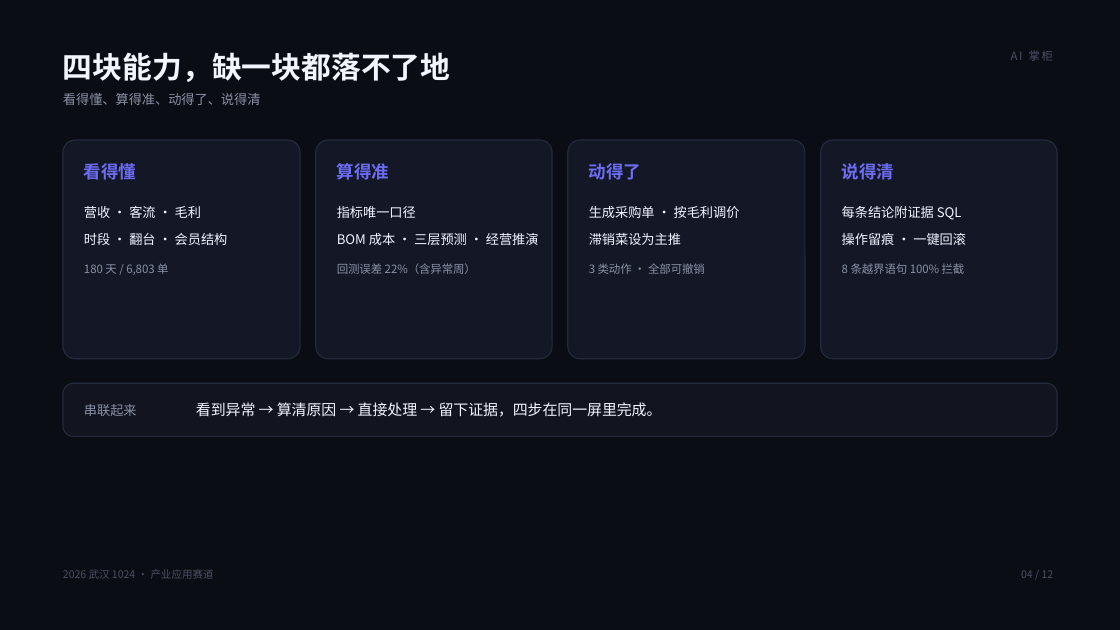
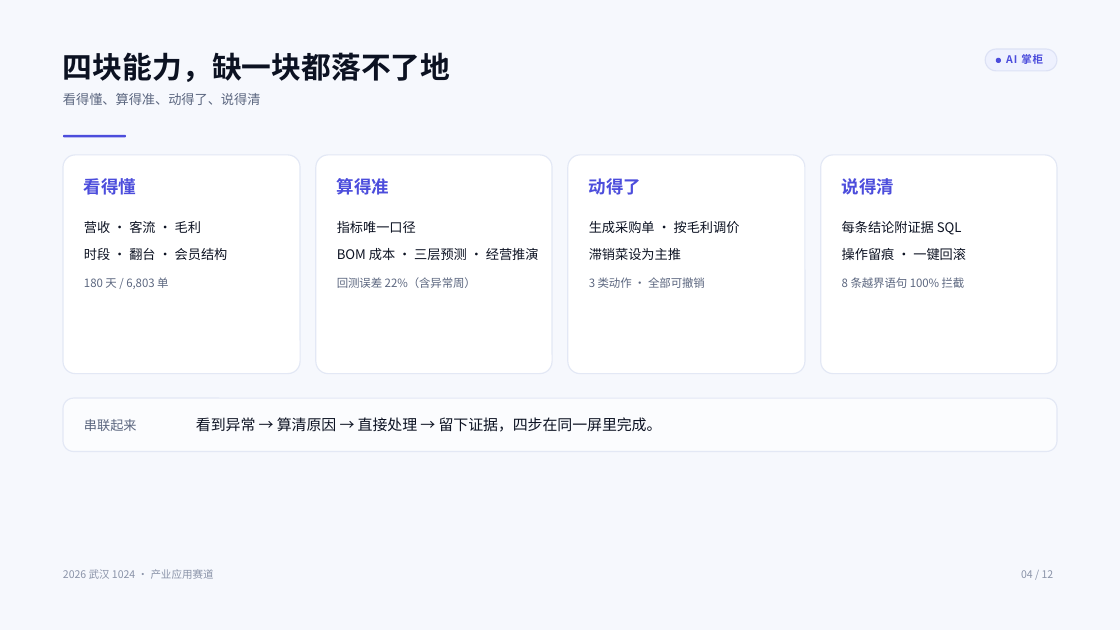
Before and after one commit to wsj20011001/ai-zhanggui, a slide deck: slide 4 of docs/AI掌柜-路演PPT/AI掌柜-路演PPT.pptx. Drawn at 1120x630 pixels with LibreOffice and Linux fonts; fonts in the diff are those of the drawing. Boxes give left, top, right and bottom in pixels: in the first picture for what was removed or moved away, otherwise in the second. Text is boxed around its words. In the diff, an @@ line names an element or a change of style, - is before the commit and + after.

Commit message:
style(ppt): 全篇改为明亮科技风——浅底靛蓝、标题刻度线、品牌徽标、封面信息块

```diff
--- a/docs/AI掌柜-路演PPT/AI掌柜-路演PPT.pptx
+++ b/docs/AI掌柜-路演PPT/AI掌柜-路演PPT.pptx
@@ rectangle at (x1=0, y1=0, x2=1120, y2=630): fill #0B0D14 to #F6F8FD @@
@@ rounded rectangle added at (x1=986, y1=49, x2=1057, y2=71), fill #EEF1FE, outline #DDE2F5 1 pt @@
@@ rounded rectangle added at (x1=996, y1=58, x2=1001, y2=63), fill #4C4DDC @@
@@ text "AI 掌柜" at (x1=1006, y1=54, x2=1043, y2=64): size 9.8 to 9 pt, text colour #4A5064 to #4C4DDC, letter spacing 1.5 to 0.8 pt, bold on @@
@@ rounded rectangle added at (x1=63, y1=134, x2=126, y2=137), fill #4C4DDC @@
@@ fill #141826 to #FFFFFF; outline #242A3D 1 pt to #E3E8F5 1 pt in 4 elements at (x1=63, y1=155, x2=300, y2=373), (x1=316, y1=155, x2=552, y2=373), (x1=568, y1=155, x2=805, y2=373), (x1=821, y1=155, x2=1057, y2=373) @@
@@ text colour #6C6CF5 to #4C4DDC in 4 elements at (x1=84, y1=175, x2=136, y2=198), (x1=337, y1=178, x2=389, y2=195), (x1=589, y1=178, x2=641, y2=195), (x1=842, y1=178, x2=894, y2=195) @@
@@ text colour #8A90A6 to #5C6780 in 6 elements at (x1=63, y1=93, x2=261, y2=105), (x1=84, y1=277, x2=168, y2=289), (x1=337, y1=277, x2=476, y2=288), (x1=589, y1=277, x2=705, y2=288), (x1=84, y1=419, x2=137, y2=431), (x1=842, y1=277, x2=965, y2=288) @@
@@ 14 texts, 5 rounded rectangles moved together from (x1=63, y1=140, x2=1057, y2=437) to (x1=63, y1=155, x2=1057, y2=452) @@
@@ rounded rectangle at (x1=63, y1=398, x2=1057, y2=452): fill #12141F to #FBFCFE; outline #242A3D 1 pt to #E3E8F5 1 pt @@
@@ text colour #F2F4FF to #0C1222 in 6 elements at (x1=63, y1=52, x2=451, y2=82), (x1=84, y1=221, x2=228, y2=260), (x1=337, y1=221, x2=539, y2=260), (x1=589, y1=221, x2=740, y2=260), (x1=842, y1=221, x2=966, y2=260), (x1=196, y1=417, x2=662, y2=432) @@
@@ text "2026 武汉 1024 · 产业应用赛道" at (x1=63, y1=569, x2=214, y2=579): text colour #4A5064 to #8A93A8 @@
@@ text "04 / 12" at (x1=1021, y1=570, x2=1054, y2=578): text colour #4A5064 to #8A93A8 @@
```
Also in this commit, not shown: 12 other slides changed, 14 other files.
